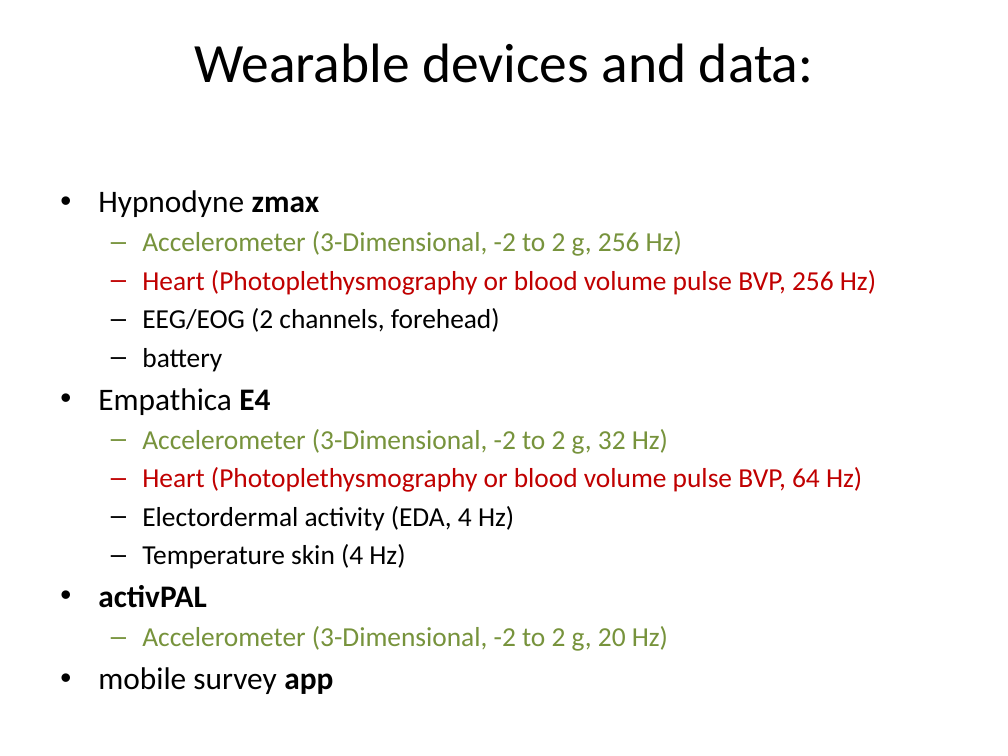
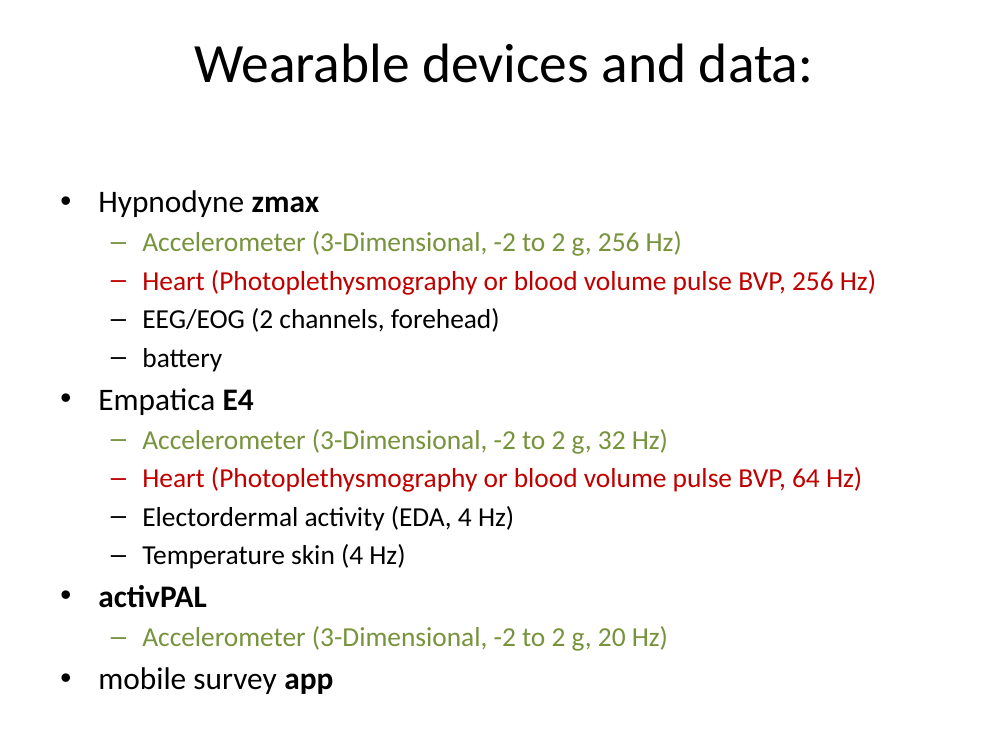
Before and after one commit to raytut/wearanize, a slide deck: slide 5 of snippets/HBS_wearanize.pptx. Drawn at 1008x756 pixels with LibreOffice and Linux fonts; fonts in the diff are those of the drawing. Boxes give left, top, right and bottom in pixels: in the first picture for what was removed or moved away, otherwise in the second. Text is boxed around its words. In the diff, an @@ line names an element or a change of style, - is before the commit and + after.

```diff
--- a/snippets/HBS_wearanize.pptx
+++ b/snippets/HBS_wearanize.pptx
@@ text at box(98, 388, 254, 415): text changed @@
-• Empathica E4
+• Empatica E4
```
Also in this commit, not shown: 7 other slides changed, 1 slide added.
